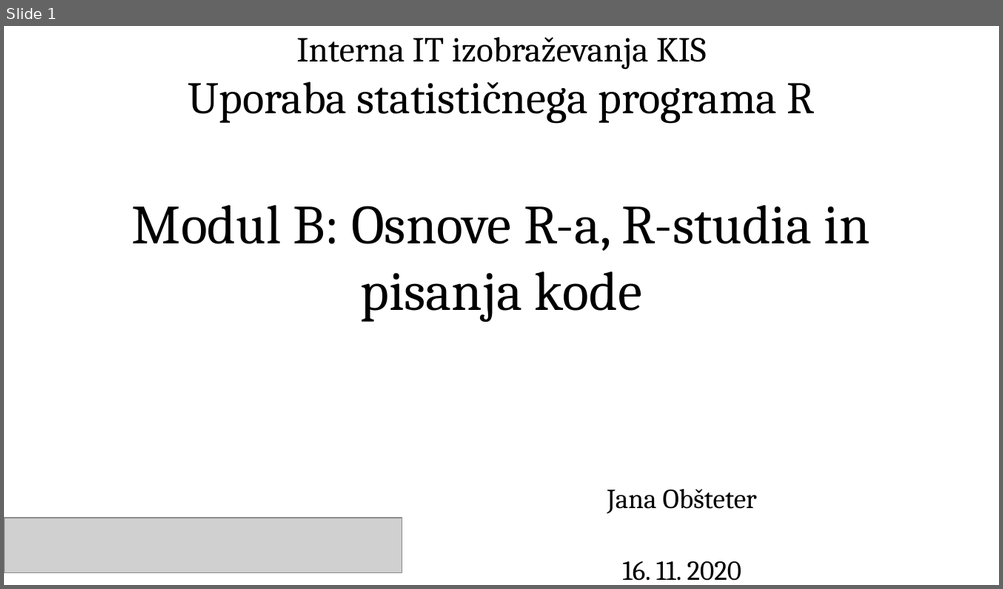
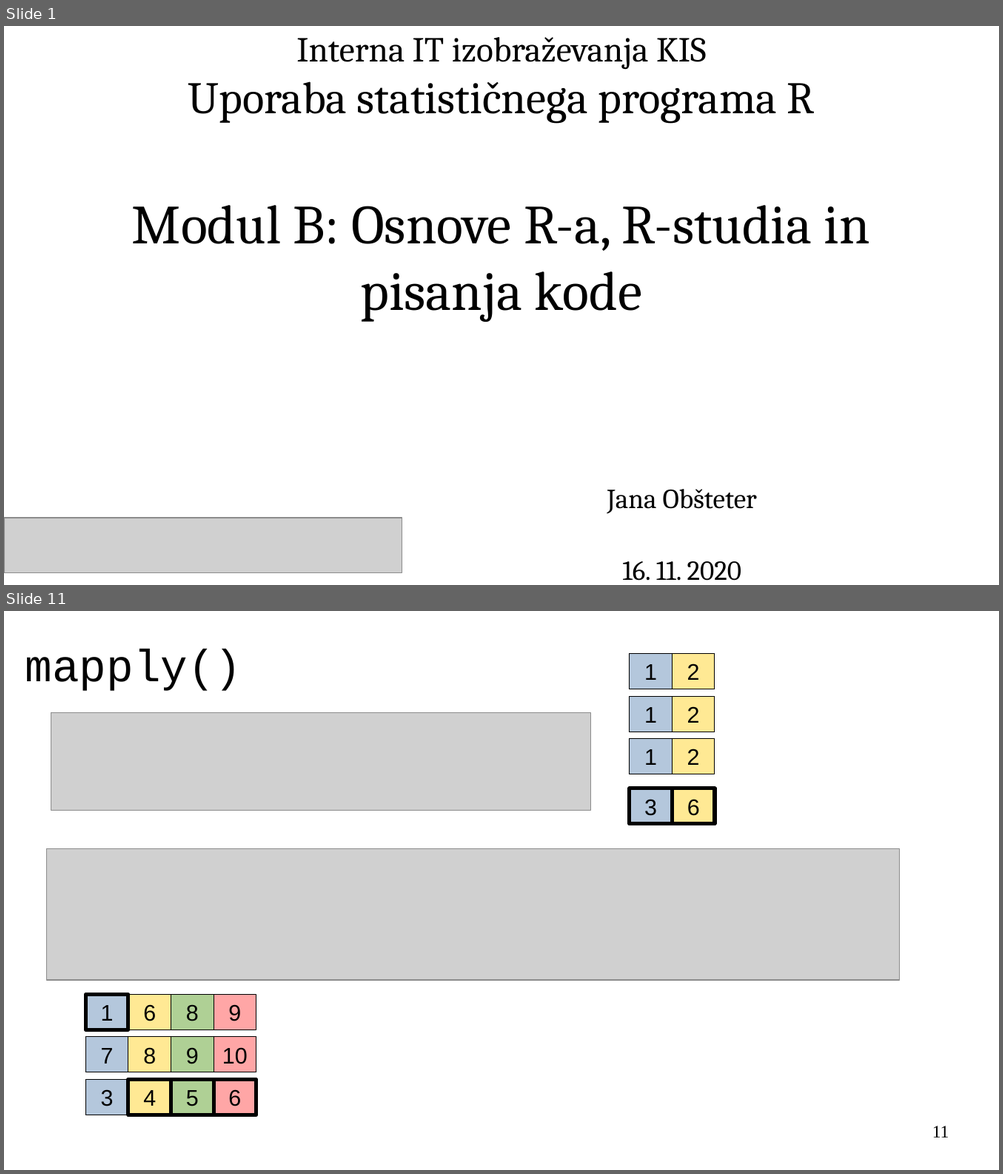
Before and after one commit to janaobsteter/R_tecaj, a slide deck: ModulB/ITTecaj_R_ModulB.odp. Shown one above the other, each under a label of ours: slide 1 before the commit, slides 1 and 11 after it; the slides between them are not shown. The pictures are 1003x589 and 1003x1174 pixels, drawn with LibreOffice and Linux fonts; fonts in the diff are those of the drawing; grey boxes stand for pictures. Boxes give left, top, right and bottom in pixels: in the first picture for what was removed or moved away, otherwise in the second. Text is boxed around its words. In the diff, an @@ line names an element or a change of style, - is before the commit and + after.

```diff
--- a/ModulB/ITTecaj_R_ModulB.odp
+++ b/ModulB/ITTecaj_R_ModulB.odp
@@ slide 11 added at <box>4,611,999,1170</box>, background #FFFFFF @@
@@ title added at <box>25,649,242,691</box>, 36 pt, text #000000 @@
+mapply()
@@ rectangle added at <box>629,653,672,689</box>, fill #B4C7DC, outline #000000 0.51 pt, 18 pt, text #000000 @@
+1
@@ rectangle added at <box>672,653,714,689</box>, fill #FFE994, outline #000000 0 pt, 18 pt, text #000000 @@
+2
@@ rectangle added at <box>629,696,672,731</box>, fill #B4C7DC, outline #000000 0 pt, 18 pt, text #000000 @@
+1
@@ rectangle added at <box>672,696,714,731</box>, fill #FFE994, outline #000000 0 pt, 18 pt, text #000000 @@
+2
@@ picture added at <box>51,713,591,811</box> @@
@@ rectangle added at <box>629,739,672,775</box>, fill #B4C7DC, outline #000000 0 pt, 18 pt, text #000000 @@
+1
@@ rectangle added at <box>672,739,714,775</box>, fill #FFE994, outline #000000 0.51 pt, 18 pt, text #000000 @@
+2
@@ rectangle added at <box>629,789,672,824</box>, fill #B4C7DC, outline #000000 3 pt, 18 pt, text #000000 @@
+3
@@ rectangle added at <box>672,789,714,824</box>, fill #FFE994, outline #000000 3 pt, 18 pt, text #000000 @@
+6
@@ picture added at <box>46,849,899,981</box> @@
@@ rectangle added at <box>86,994,128,1030</box>, fill #B4C7DC, outline #000000 3 pt, 18 pt, text #000000 @@
+1
@@ rectangle added at <box>128,994,171,1030</box>, fill #FFE994, outline #000000 0 pt, 18 pt, text #000000 @@
+6
@@ rectangle added at <box>171,994,213,1030</box>, fill #AFD095, outline #000000 0 pt, 18 pt, text #000000 @@
+8
@@ rectangle added at <box>213,994,256,1030</box>, fill #FFA6A6, outline #000000 0.51 pt, 18 pt, text #000000 @@
+9
@@ rectangle added at <box>86,1037,128,1072</box>, fill #B4C7DC, outline #000000 0 pt, 18 pt, text #000000 @@
+7
@@ rectangle added at <box>128,1037,171,1072</box>, fill #FFE994, outline #000000 0 pt, 18 pt, text #000000 @@
+8
@@ rectangle added at <box>171,1037,213,1072</box>, fill #AFD095, outline #000000 0 pt, 18 pt, text #000000 @@
+9
@@ rectangle added at <box>213,1037,256,1072</box>, fill #FFA6A6, outline #000000 0 pt, 18 pt, text #000000 @@
+10
@@ rectangle added at <box>86,1080,128,1116</box>, fill #B4C7DC, outline #000000 0 pt, 18 pt, text #000000 @@
+3
@@ rectangle added at <box>128,1080,171,1116</box>, fill #FFE994, outline #000000 3 pt, 18 pt, text #000000 @@
+4
@@ rectangle added at <box>171,1080,213,1116</box>, fill #AFD095, outline #000000 3 pt, 18 pt, text #000000 @@
+5
@@ rectangle added at <box>213,1080,256,1116</box>, fill #FFA6A6, outline #000000 3 pt, 18 pt, text #000000 @@
+6
@@ page number added at <box>932,1126,949,1138</box>, 14 pt, text #000000 @@
+11
```
Also in this commit, not shown: 27 slides changed, 22 other slides added, 1 slide removed, 2 other files.
